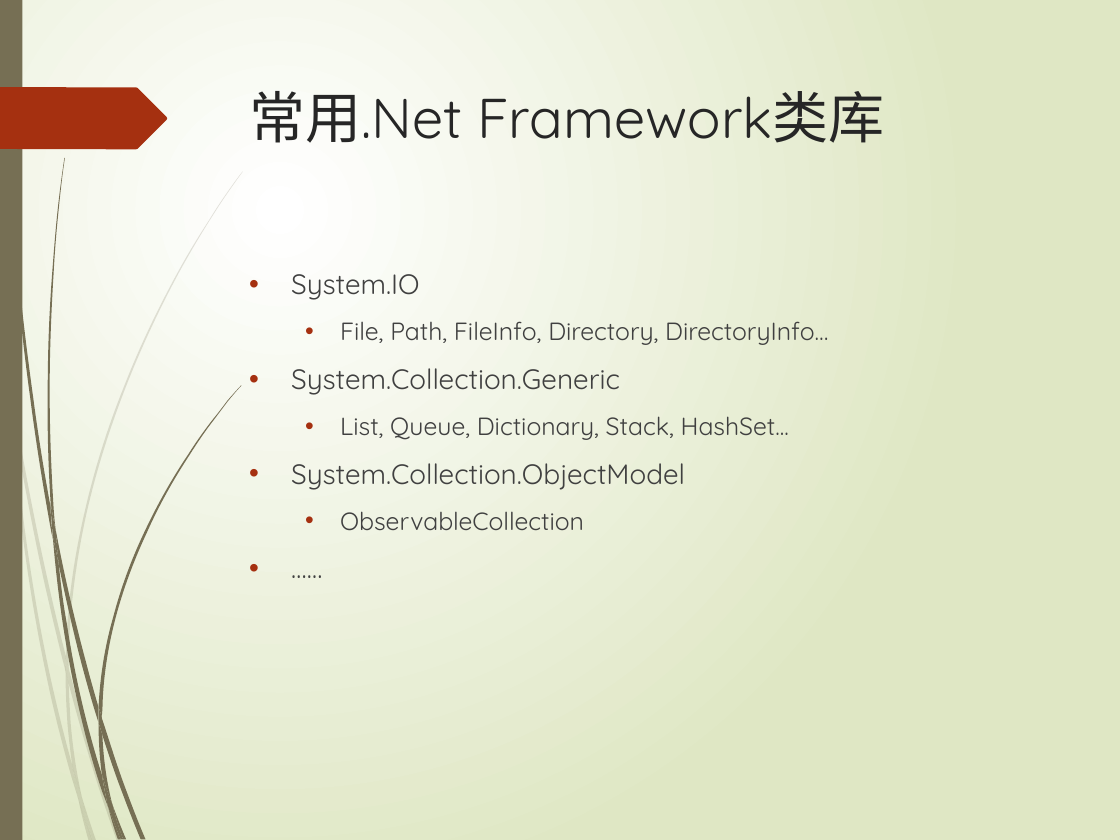
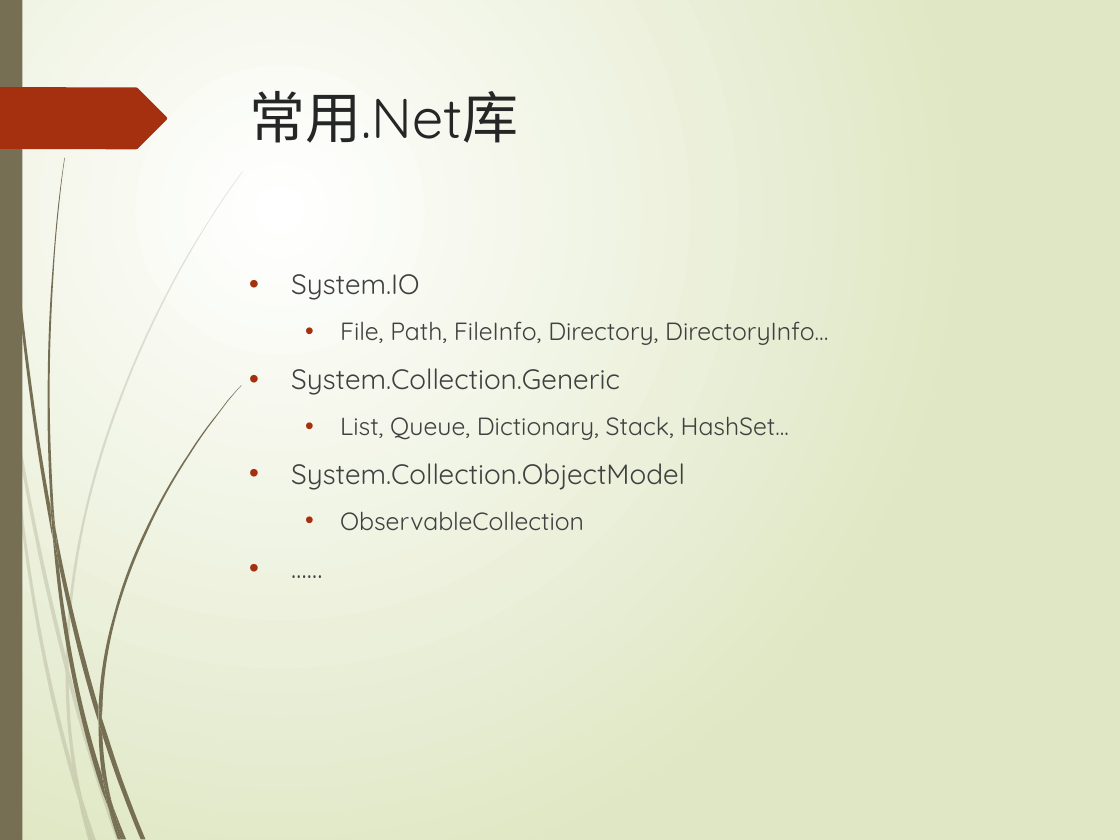
Before and after one commit to TeacherPeng/SoftwareDesignAndPractice, a slide deck: slide 16 of 教案/Visual Studio & C#.pptx. Drawn at 1120x840 pixels with LibreOffice and Linux fonts; fonts in the diff are those of the drawing. Boxes give left, top, right and bottom in pixels: in the first picture for what was removed or moved away, otherwise in the second. Text is boxed around its words. In the diff, an @@ line names an element or a change of style, - is before the commit and + after.

```diff
--- a/教案/Visual Studio & C#.pptx
+++ b/教案/Visual Studio & C#.pptx
@@ title at [249, 91, 518, 143]: text changed @@
-常用.Net Framework类库
+常用.Net库
```
Also in this commit, not shown: 1 other file.
